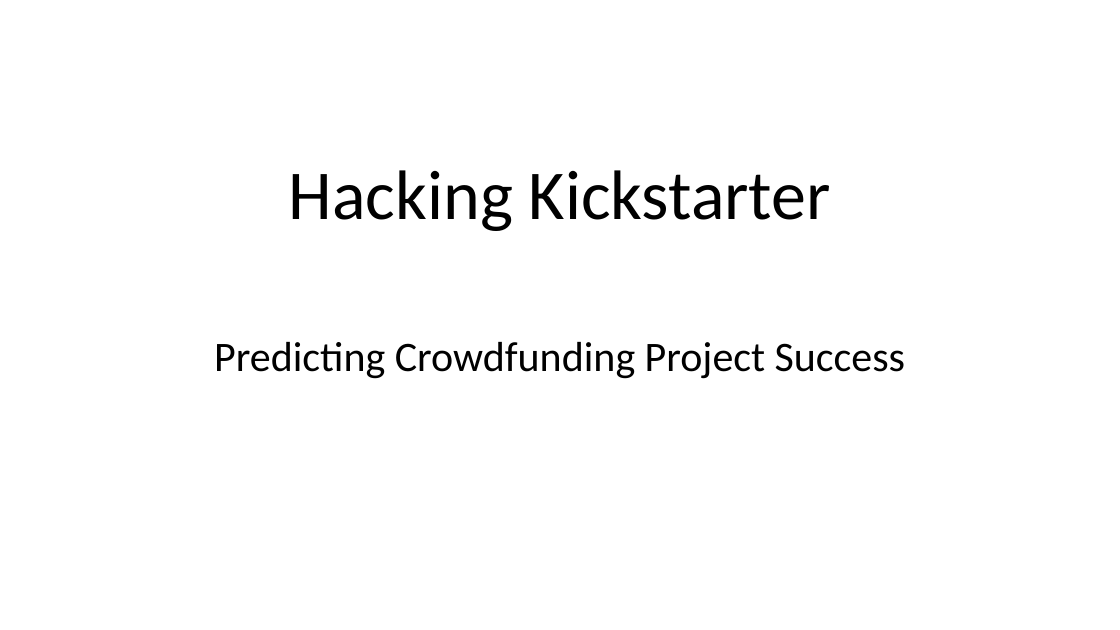
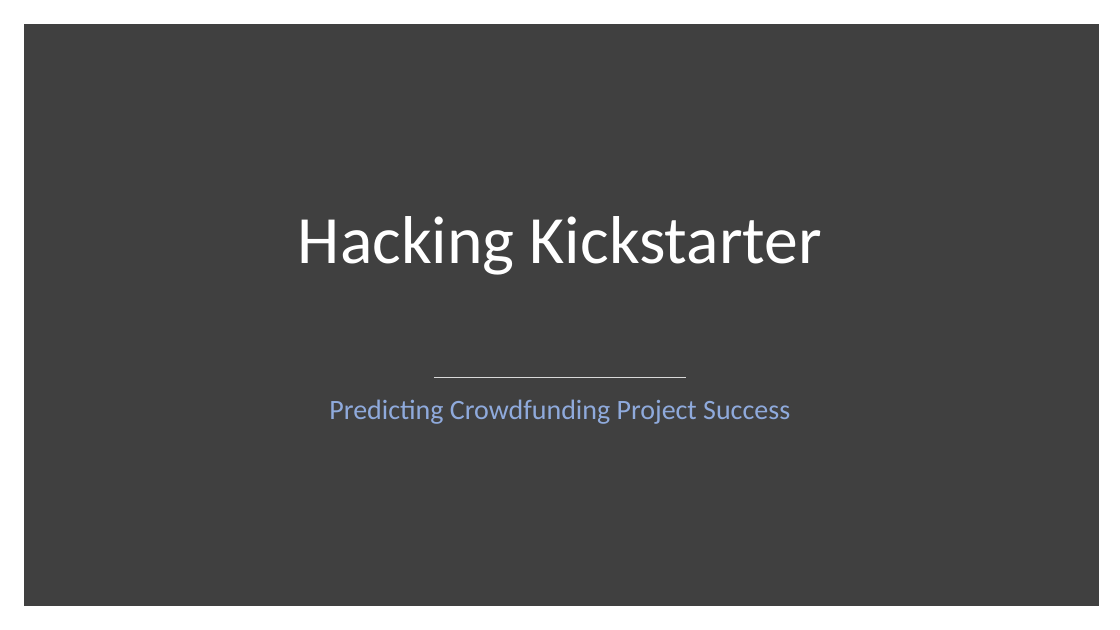
Before and after one commit to catshowjudge/Kickstarter-Project, a slide deck: slide 1 of Kickstarter_Slidedeck.pptx. Drawn at 1120x630 pixels with LibreOffice and Linux fonts; fonts in the diff are those of the drawing. Boxes give left, top, right and bottom in pixels: in the first picture for what was removed or moved away, otherwise in the second. Text is boxed around its words. In the diff, an @@ line names an element or a change of style, - is before the commit and + after.

```diff
--- a/Kickstarter_Slidedeck.pptx
+++ b/Kickstarter_Slidedeck.pptx
@@ rectangle added at bbox=[29, 29, 1093, 601], fill #404040, outline #404040 10 pt @@
@@ title "Hacking Kickstarter" at bbox=[298, 216, 822, 275]: size 60 to 58 pt, text colour #000000 to #FFFFFF @@
@@ line added from (434, 377) to (686, 377), #D9D9D9 1 pt @@
@@ subtitle "Predicting Crowdfunding Project Success": place and size @@
-subtitle "Predicting Crowdfunding Project Success" at bbox=[214, 342, 905, 379]
+subtitle "Predicting Crowdfunding Project Success" at bbox=[329, 399, 790, 424]
@@ subtitle "Predicting Crowdfunding Project Success" at bbox=[329, 399, 790, 424]: size 36 to 24 pt, text colour #000000 to #8FAADC @@
```
Also in this commit, not shown: 6 other slides changed.
